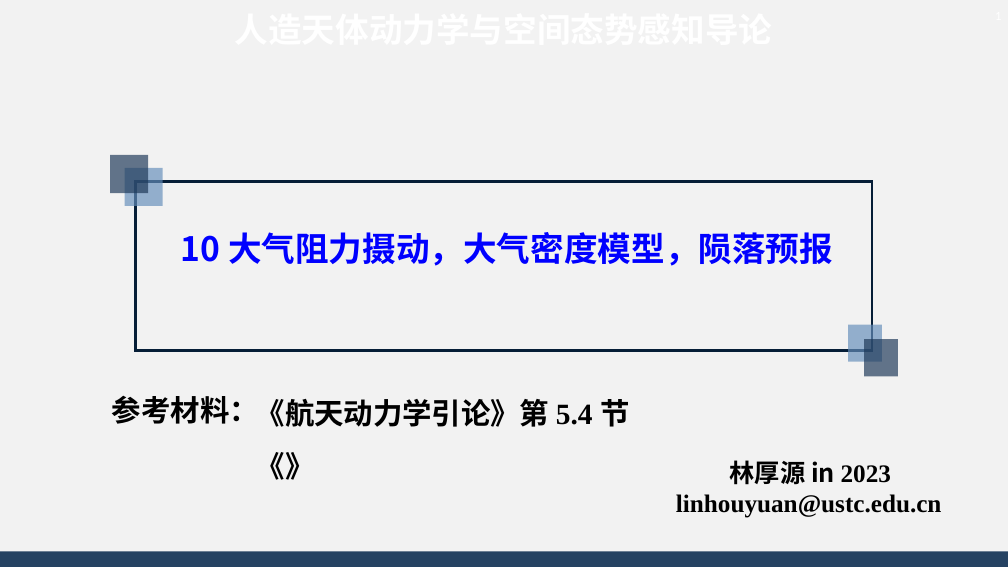
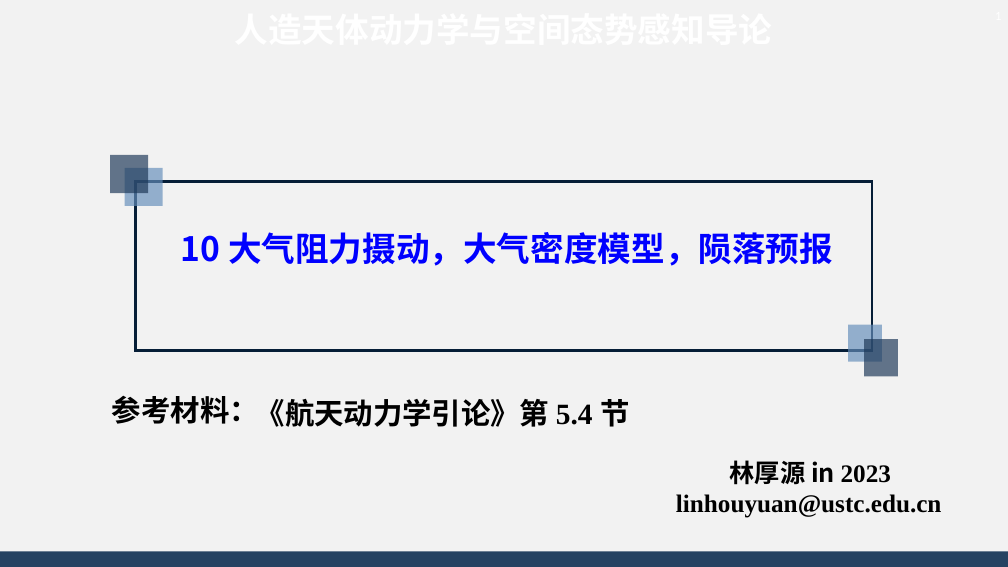
Before and after one commit to AsBackup/DAOSSA, a slide deck: slide 1 of 10 大气阻力摄动，大气密度模型，陨落预报.pptx. Drawn at 1008x567 pixels with LibreOffice and Linux fonts; fonts in the diff are those of the drawing; background and template pictures are left out. Boxes give left, top, right and bottom in pixels: in the first picture for what was removed or moved away, otherwise in the second. Text is boxed around its words. In the diff, an @@ line names an element or a change of style, - is before the commit and + after.

```diff
--- a/10 大气阻力摄动，大气密度模型，陨落预报.pptx
+++ b/10 大气阻力摄动，大气密度模型，陨落预报.pptx
@@ text at [256,452,315,480]: paragraph removed @@
-《》
```
Also in this commit, not shown: 3 other slides changed, 7 slides added, 5 slides removed.
